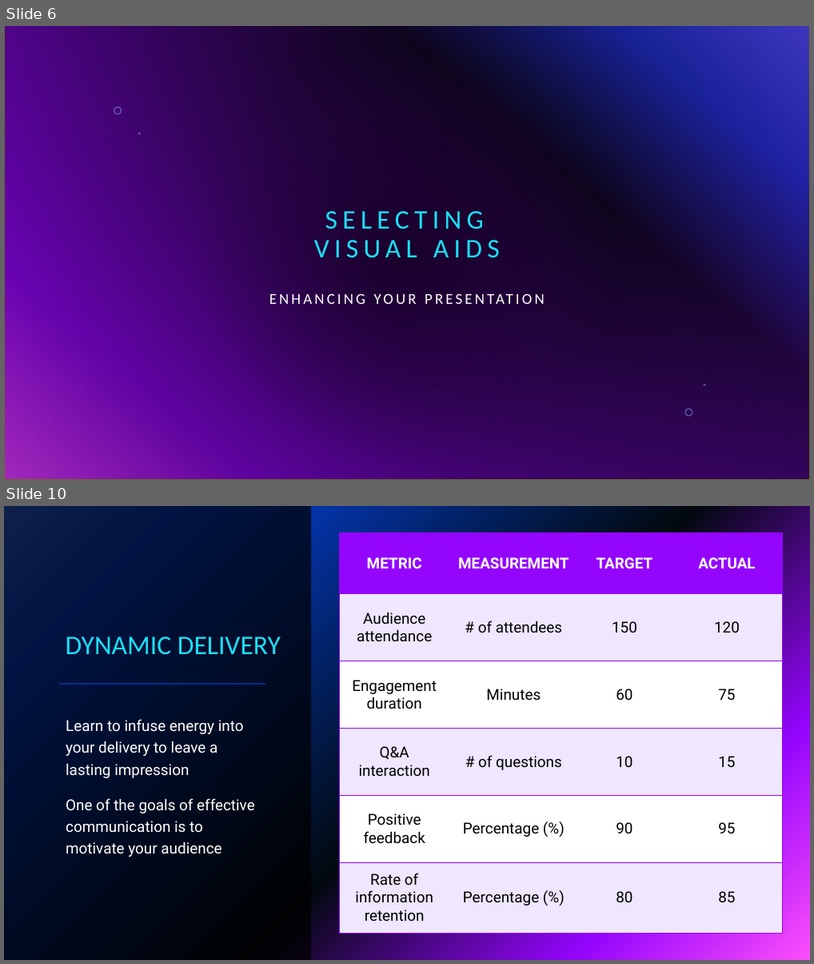
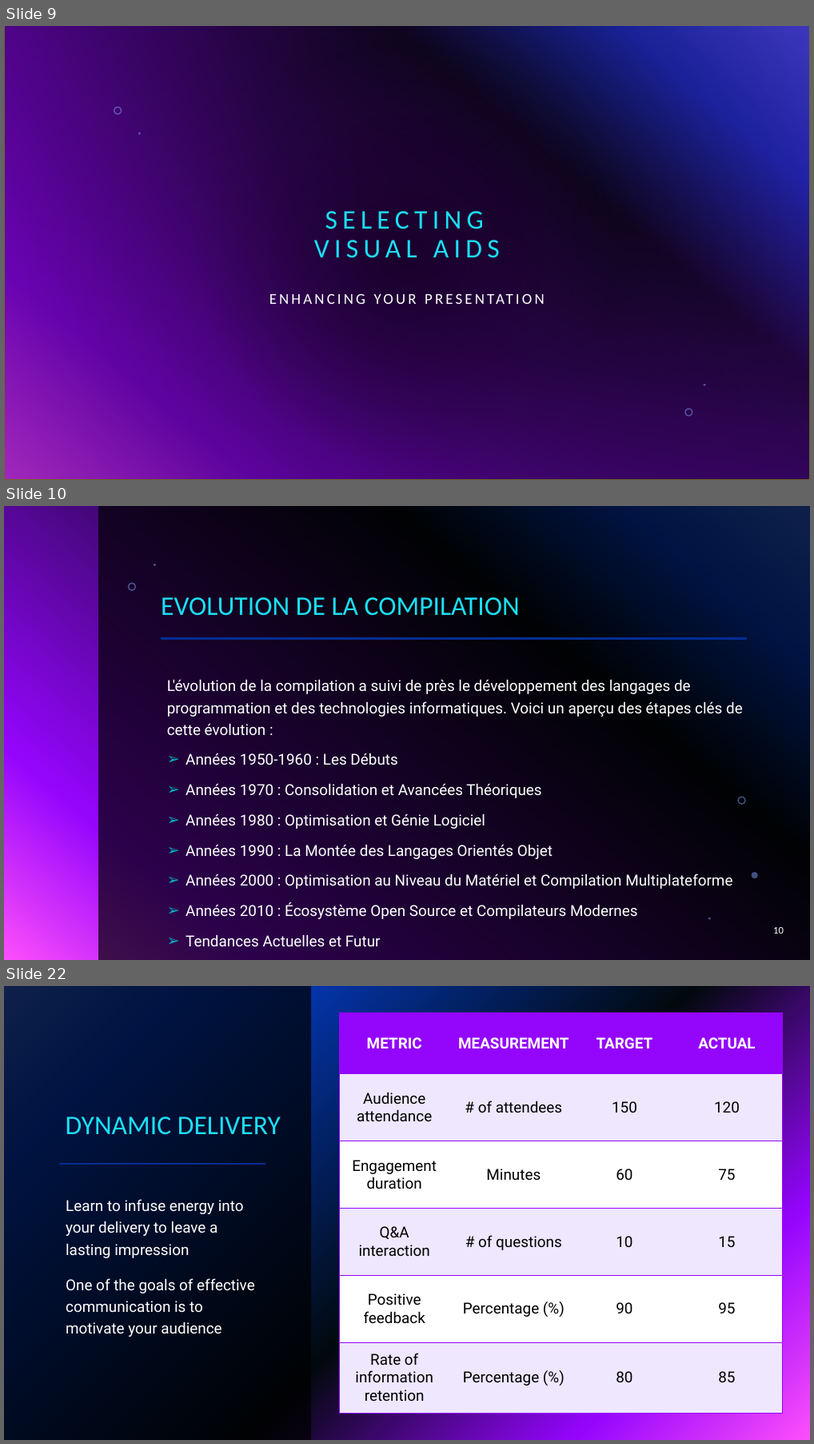
Before and after one commit to Firasss000/TLC, a slide deck: Theorie des langages.pptx. Shown one above the other, each under a label of ours: slides 6 and 10 before the commit, slides 9, 10 and 22 after it; the slides between them are not shown. The pictures are 814x964 and 814x1444 pixels, drawn with LibreOffice and Linux fonts; fonts in the diff are those of the drawing; background and template pictures are left out. Boxes give left, top, right and bottom in pixels: in the first picture for what was removed or moved away, otherwise in the second. Text is boxed around its words. In the diff, an @@ line names an element or a change of style, - is before the commit and + after.

```diff
--- a/Theorie des langages.pptx
+++ b/Theorie des langages.pptx
@@ slide 10 added at bbox=[4, 506, 810, 960], background gradient #316CFC to #0343DF to #02090E to #9405FC to #FC4EFB @@
@@ group added at bbox=[98, 506, 810, 960]: 5 freeform shapes, 1 rectangle @@
@@ title added at bbox=[161, 597, 520, 616], 32 pt, text #1CDFF5 @@
+EVOLUTION DE LA COMPILATION
@@ line added from (161, 639) to (748, 639), #9405FC 2 pt @@
@@ text added at bbox=[167, 679, 743, 946], 18 pt, text #FFFFFF @@
+L'évolution de la compilation a suivi de près le développement des langages de programmation et des technologies informatiques. Voici un aperçu des étapes clés de cette évolution :
+  ➢ Années 1950-1960 : Les Débuts
+  ➢ Années 1970 : Consolidation et Avancées Théoriques
+  ➢ Années 1980 : Optimisation et Génie Logiciel
+  ➢ Années 1990 : La Montée des Langages Orientés Objet
+  ➢ Années 2000 : Optimisation au Niveau du Matériel et Compilation Multiplateforme
+  ➢ Années 2010 : Écosystème Open Source et Compilateurs Modernes
+  ➢ Tendances Actuelles et Futur
@@ page number added at bbox=[774, 927, 784, 933], 12 pt, text #FFFFFF @@
+10
@@ what was slide 6 is now slide 9 @@
@@ what was slide 10 is now slide 22 @@
```
Also in this commit, not shown: 17 other slides added, 8 slides removed.
